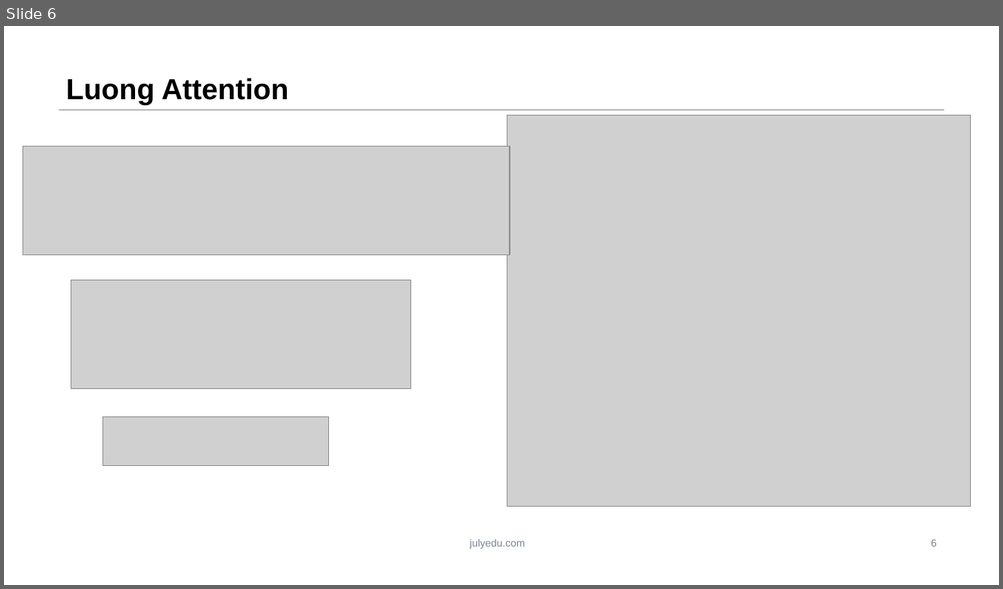
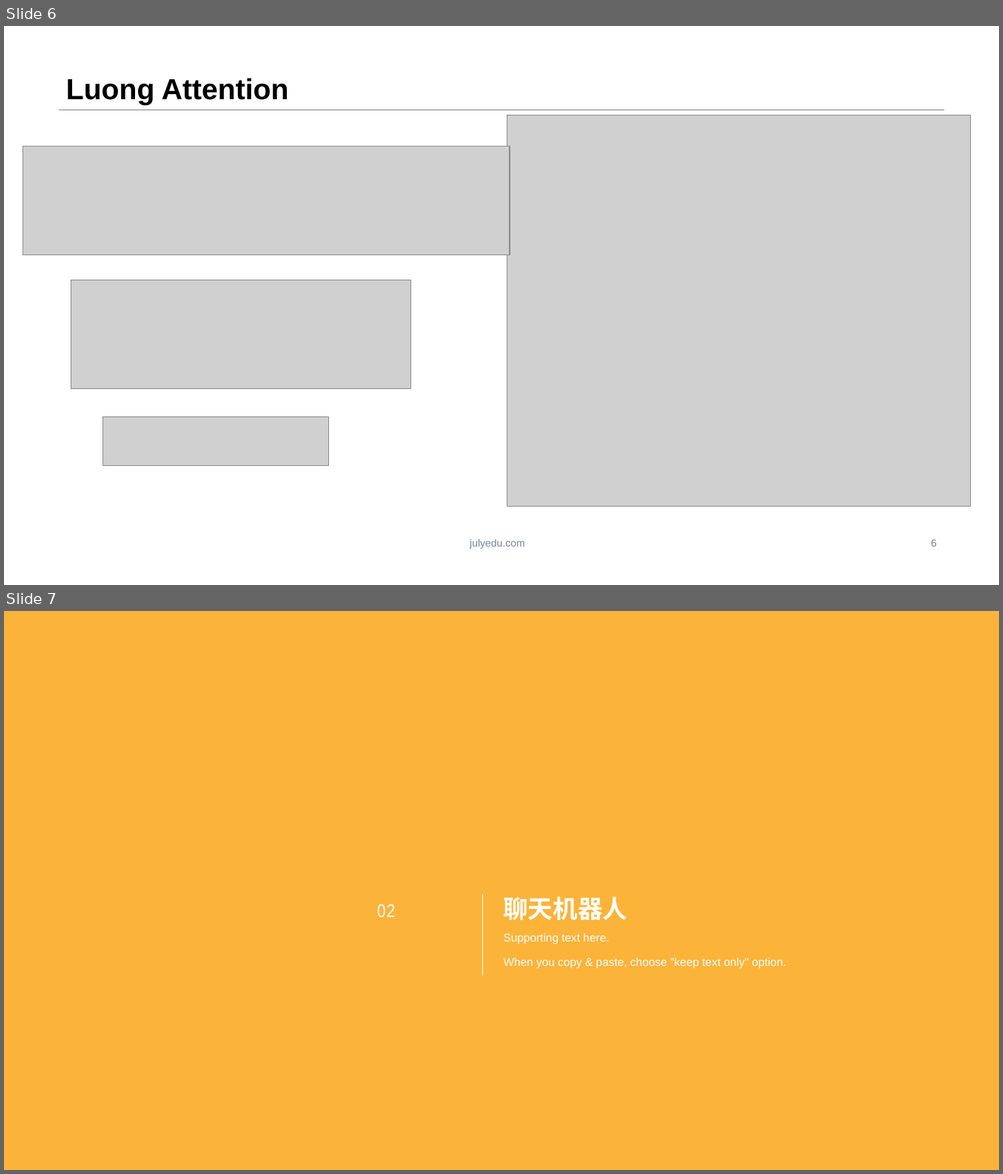
Before and after one commit to ZeweiChu/PyTorch-Course, a slide deck: 第七课seq2seq.pptx. Shown one above the other, each under a label of ours: slide 6 before the commit, slides 6 and 7 after it. The pictures are 1003x589 and 1003x1174 pixels, drawn with LibreOffice and Linux fonts; fonts in the diff are those of the drawing; grey boxes stand for pictures; background and template pictures are left out. Boxes give left, top, right and bottom in pixels: in the first picture for what was removed or moved away, otherwise in the second. Text is boxed around its words. In the diff, an @@ line names an element or a change of style, - is before the commit and + after.

```diff
--- a/第七课seq2seq.pptx
+++ b/第七课seq2seq.pptx
@@ slide 7 added at (4,611,999,1170), background #FFFFFF @@
@@ rectangle added at (4,611,999,1170), fill #FCB33A @@
@@ line added from (483, 894) to (483, 976), #FFFFFF 1 pt @@
@@ title added at (503,897,627,920), 24 pt, text #FFFFFF, bold @@
+聊天机器人
@@ text added at (377,904,395,918), 18 pt, text #FFFFFF @@
+02
@@ text added at (504,934,785,968), 11 pt, text #FFFFFF @@
+Supporting text here.
+When you copy & paste, choose "keep text only" option.
```
Also in this commit, not shown: 1 slide changed, 3 other slides added, 1 other file.
